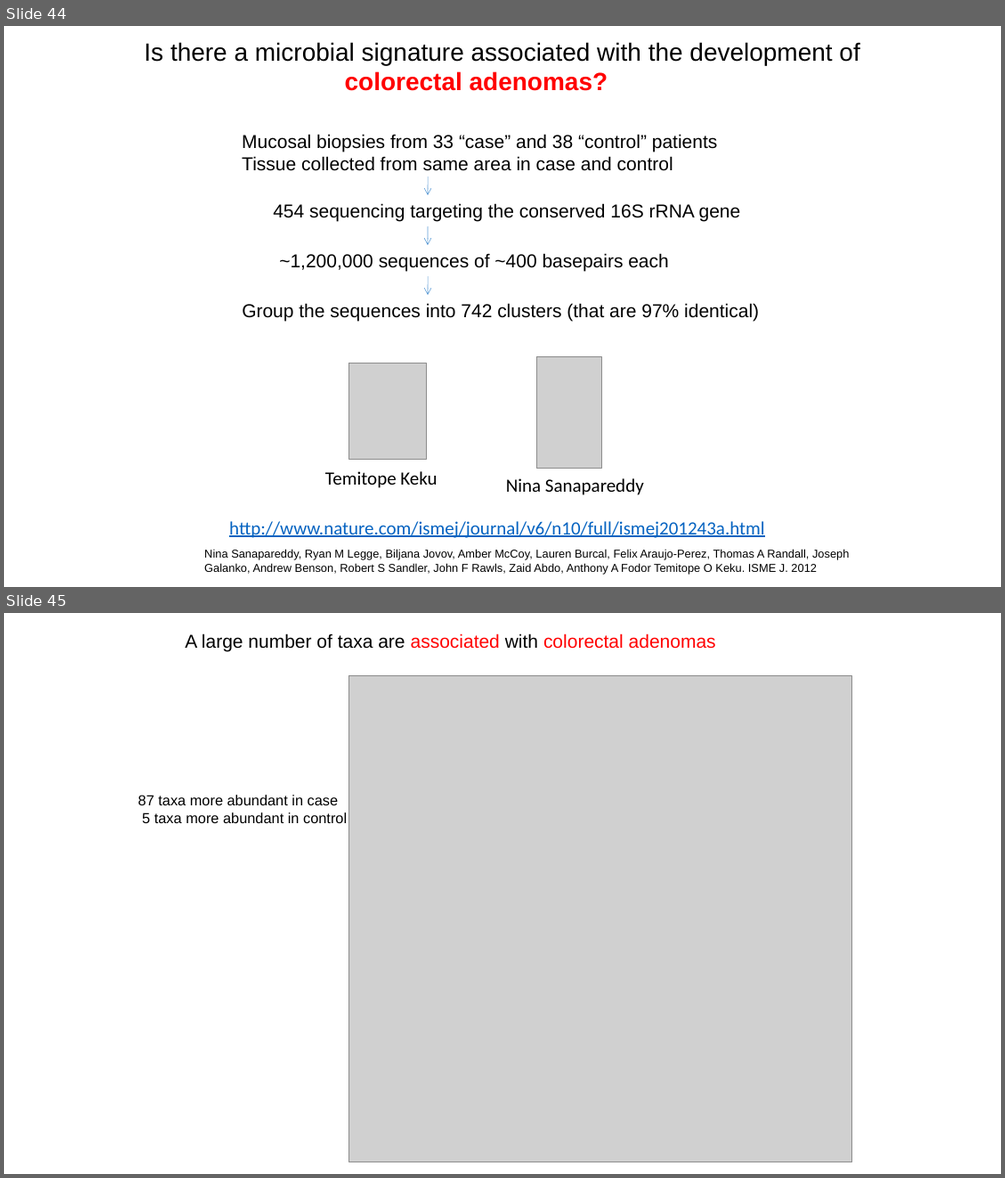
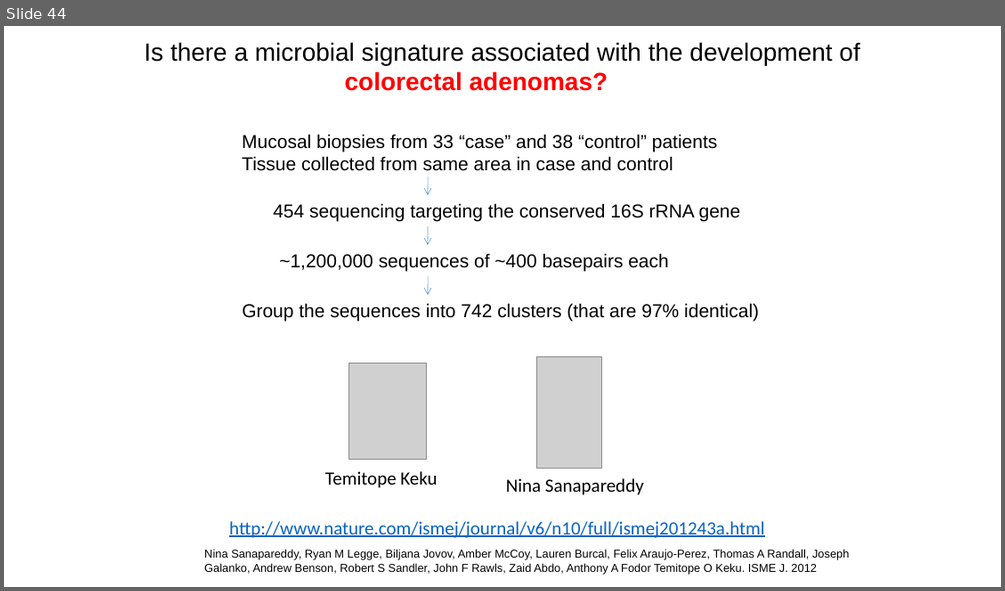
Before and after one commit to afodor/afodor.github.io, a slide deck: classes/ChapelHill2016/ChapelHillWorkshop_Fodor.pptx. Shown one above the other, each under a label of ours: slides 44 and 45 before the commit, slide 44 after it. The pictures are 1005x1178 and 1005x591 pixels, drawn with LibreOffice and Linux fonts; fonts in the diff are those of the drawing; grey boxes stand for pictures. Boxes give left, top, right and bottom in pixels: in the first picture for what was removed or moved away, otherwise in the second. Text is boxed around its words. In the diff, an @@ line names an element or a change of style, - is before the commit and + after.

```diff
--- a/classes/ChapelHill2016/ChapelHillWorkshop_Fodor.pptx
+++ b/classes/ChapelHill2016/ChapelHillWorkshop_Fodor.pptx
@@ slide 45 removed at [4, 613, 1001, 1174], background #FFFFFF @@
@@ text removed at [185, 633, 716, 651] @@
-A large number of taxa are associated with colorectal adenomas
@@ picture removed at [348, 675, 851, 1161] @@
@@ text removed at [138, 795, 347, 823] @@
-87 taxa more abundant in case
-5 taxa more abundant in control
```
Also in this commit, not shown: 3 slides changed, 5 slides added, 1 other slide removed.
